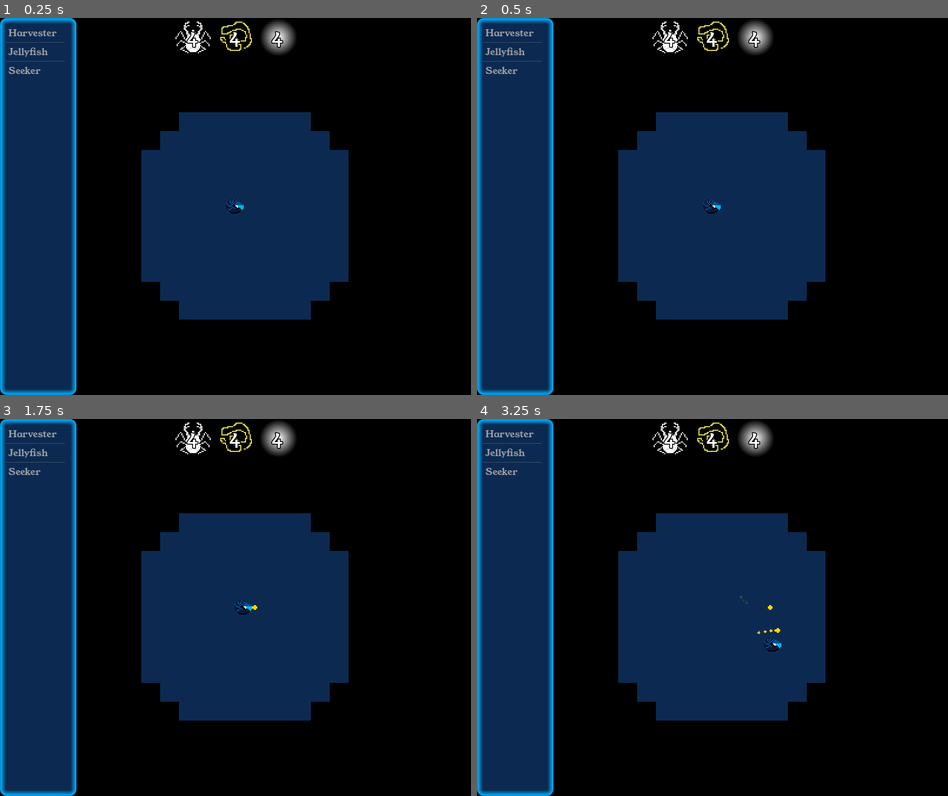
Above: before the commit, frames 1-4 (two rows, left to right).
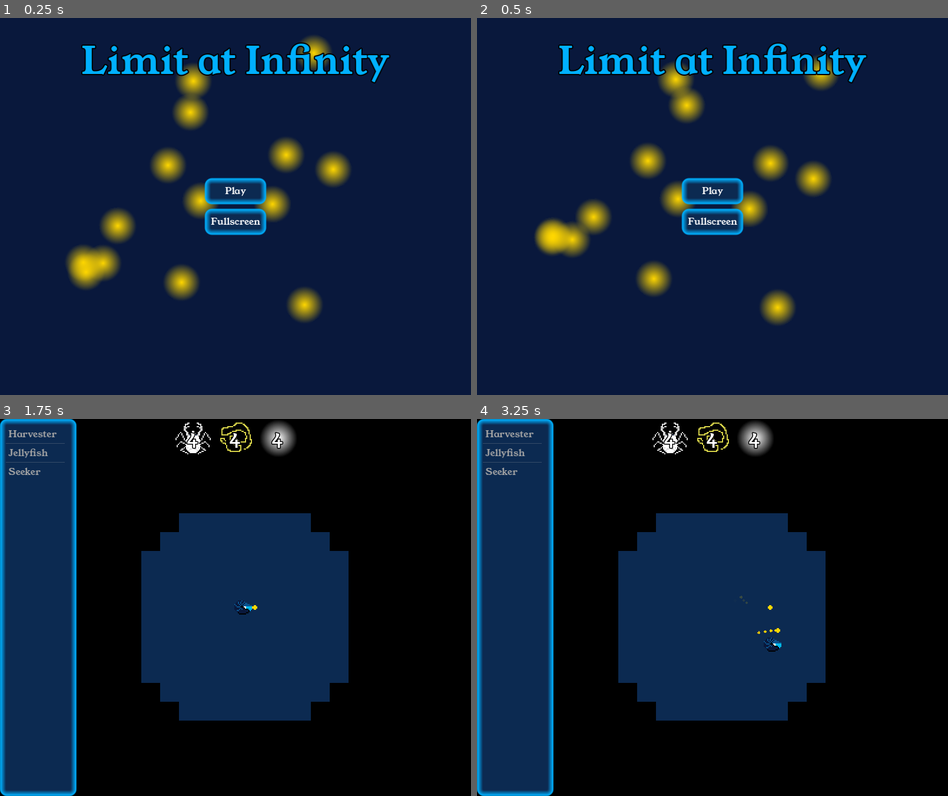
Above: after the commit, the same moments.

Repository: the-alex-g/LD54
Game: Godot game, scene res://main_menu/main_menu.tscn
The game is run twice, just before and just after one commit, with the same random seed, the same clock (stepped at 60 frames per second) and the same inputs. Before the commit the project starts from res://world/world.tscn.
Inputs (mouse positions are in pixels of both pictures, inside the frame that each line leads up to):
- Up to frame 1 (0.25 s): no input
- Up to frame 2 (0.5 s): no input
- Up to frame 3 (1.75 s): click (235, 592) at 0.5 s, where only the run after the commit has a clickable "Play"; tap Enter at 1.25 s; move the mouse to (339, 588) at 1.27 s; hold D (right) from 1.28 s (still down); tap Space (attack) at 1.35 s; click (339, 588) at 1.42 s
- Up to frame 4 (3.25 s): move the mouse to (618, 626) at 2.02 s; release D (right) at 2.03 s; hold S (down) 2.03-2.78 s; tap Shift (use_gate) at 2.1 s; move the mouse to (759, 524) at 2.77 s; hold D (right) from 2.78 s (still down); tap Space (attack) at 2.85 s

The runs differ from the first frame. In frame 1, 69% of the frame differs, in the area x 0-100%, y 0-100%; in frame 2, 69%; in frame 3, less than 0.1%; in frame 4, less than 0.1%.

Commit message:
Close game loop!

Diff:
--- a/project/hud/win_screen.gd
+++ b/project/hud/win_screen.gd
@@ -17,4 +17,4 @@
 
 
 func _on_main_menu_pressed()->void:
-	pass # Replace with function body.
+	get_tree().change_scene_to_file("res://main_menu/main_menu.tscn")
--- a/project/hud/win_screen.tscn
+++ b/project/hud/win_screen.tscn
@@ -2,7 +2,34 @@
 
 [ext_resource type="Theme" uid="uid://dijls62shadx1" path="res://ui/theme.tres" id="1_er8p4"]
 [ext_resource type="Script" path="res://hud/win_screen.gd" id="2_7slib"]
-[ext_resource type="PackedScene" uid="uid://dbjc6igugpqw5" path="res://hud/light_widget.tscn" id="2_lx2sb"]
+[ext_resource type="PackedScene" uid="uid://dbjc6igugpqw5" path="res://ui/light_widget.tscn" id="2_lx2sb"]
+
+[sub_resource type="Animation" id="Animation_3cqex"]
+length = 0.001
+tracks/0/type = "value"
+tracks/0/imported = false
+tracks/0/enabled = true
+tracks/0/path = NodePath(".:modulate")
+tracks/0/interp = 1
+tracks/0/loop_wrap = true
+tracks/0/keys = {
+"times": PackedFloat32Array(0),
+"transitions": PackedFloat32Array(1),
+"update": 0,
+"values": [Color(1, 1, 1, 0)]
+}
+tracks/1/type = "value"
+tracks/1/imported = false
+tracks/1/enabled = true
+tracks/1/path = NodePath(".:visible")
+tracks/1/interp = 1
+tracks/1/loop_wrap = true
+tracks/1/keys = {
+"times": PackedFloat32Array(0),
+"transitions": PackedFloat32Array(1),
+"update": 1,
+"values": [true]
+}
 
 [sub_resource type="Animation" id="Animation_meo4v"]
 resource_name = "fade_in"
@@ -18,33 +45,6 @@
 "transitions": PackedFloat32Array(1, 1),
 "update": 0,
 "values": [Color(1, 1, 1, 0), Color(1, 1, 1, 1)]
-}
-tracks/1/type = "value"
-tracks/1/imported = false
-tracks/1/enabled = true
-tracks/1/path = NodePath(".:visible")
-tracks/1/interp = 1
-tracks/1/loop_wrap = true
-tracks/1/keys = {
-"times": PackedFloat32Array(0),
-"transitions": PackedFloat32Array(1),
-"update": 1,
-"values": [true]
-}
-
-[sub_resource type="Animation" id="Animation_3cqex"]
-length = 0.001
-tracks/0/type = "value"
-tracks/0/imported = false
-tracks/0/enabled = true
-tracks/0/path = NodePath(".:modulate")
-tracks/0/interp = 1
-tracks/0/loop_wrap = true
-tracks/0/keys = {
-"times": PackedFloat32Array(0),
-"transitions": PackedFloat32Array(1),
-"update": 0,
-"values": [Color(1, 1, 1, 0)]
 }
 tracks/1/type = "value"
 tracks/1/imported = false
--- /dev/null
+++ b/project/main_menu/main_menu.gd
@@ -0,0 +1,18 @@
+class_name MainMenu
+extends Control
+
+
+func _ready()->void:
+	if DisplayServer.window_get_mode() == DisplayServer.WINDOW_MODE_FULLSCREEN:
+		$VBoxContainer/Fullscreen.button_pressed = true
+
+
+func _on_fullscreen_toggled(button_pressed:bool)->void:
+	if button_pressed:
+		DisplayServer.window_set_mode(DisplayServer.WINDOW_MODE_FULLSCREEN)
+	else:
+		DisplayServer.window_set_mode(DisplayServer.WINDOW_MODE_WINDOWED)
+
+
+func _on_play_pressed()->void:
+	get_tree().change_scene_to_file("res://world/world.tscn")
--- /dev/null
+++ b/project/main_menu/main_menu.tscn
@@ -0,0 +1,69 @@
+[gd_scene load_steps=4 format=3 uid="uid://6umb6y62llw4"]
+
+[ext_resource type="PackedScene" uid="uid://dbjc6igugpqw5" path="res://ui/light_widget.tscn" id="1_0bhgo"]
+[ext_resource type="Theme" uid="uid://dijls62shadx1" path="res://ui/theme.tres" id="1_ylgek"]
+[ext_resource type="Script" path="res://main_menu/main_menu.gd" id="2_ll5fb"]
+
+[node name="MainMenu" type="Control"]
+layout_mode = 3
+anchors_preset = 15
+anchor_right = 1.0
+anchor_bottom = 1.0
+grow_horizontal = 2
+grow_vertical = 2
+theme = ExtResource("1_ylgek")
+script = ExtResource("2_ll5fb")
+
+[node name="ColorRect" type="ColorRect" parent="."]
+layout_mode = 1
+anchors_preset = 15
+anchor_right = 1.0
+anchor_bottom = 1.0
+grow_horizontal = 2
+grow_vertical = 2
+color = Color(0.0352941, 0.0941176, 0.235294, 1)
+
+[node name="LightWidget" parent="." instance=ExtResource("1_0bhgo")]
+position = Vector2(200, 160)
+color = Color(1, 0.843137, 0, 1)
+
+[node name="Label" type="Label" parent="."]
+layout_mode = 1
+anchors_preset = 10
+anchor_right = 1.0
+offset_bottom = 75.0
+grow_horizontal = 2
+theme_override_colors/font_color = Color(0, 0.690196, 1, 1)
+theme_override_colors/font_outline_color = Color(0, 0, 0, 1)
+theme_override_constants/outline_size = 4
+theme_override_font_sizes/font_size = 32
+text = "Limit at Infinity"
+horizontal_alignment = 1
+vertical_alignment = 1
+
+[node name="VBoxContainer" type="VBoxContainer" parent="."]
+layout_mode = 1
+anchors_preset = 8
+anchor_left = 0.5
+anchor_top = 0.5
+anchor_right = 0.5
+anchor_bottom = 0.5
+offset_left = -20.0
+offset_top = -20.0
+offset_right = 20.0
+offset_bottom = 20.0
+grow_horizontal = 2
+grow_vertical = 2
+alignment = 1
+
+[node name="Play" type="Button" parent="VBoxContainer"]
+layout_mode = 2
+text = "Play"
+
+[node name="Fullscreen" type="Button" parent="VBoxContainer"]
+layout_mode = 2
+toggle_mode = true
+text = "Fullscreen"
+
+[connection signal="pressed" from="VBoxContainer/Play" to="." method="_on_play_pressed"]
+[connection signal="toggled" from="VBoxContainer/Fullscreen" to="." method="_on_fullscreen_toggled"]
--- a/project/project.godot
+++ b/project/project.godot
@@ -11,7 +11,7 @@
 [application]
 
 config/name="LD54"
-run/main_scene="res://world/world.tscn"
+run/main_scene="res://main_menu/main_menu.tscn"
 config/features=PackedStringArray("4.1", "Forward Plus")
 config/icon="res://icon.svg"
 
--- a/project/hud/light_widget.tscn
+++ b/project/ui/light_widget.tscn
@@ -1,6 +1,6 @@
 [gd_scene load_steps=2 format=3 uid="uid://dbjc6igugpqw5"]
 
-[ext_resource type="Script" path="res://hud/light_widget.gd" id="1_igtvy"]
+[ext_resource type="Script" path="res://ui/light_widget.gd" id="1_igtvy"]
 
 [node name="LightWidget" type="Node2D"]
 script = ExtResource("1_igtvy")
--- a/project/ui/theme.tres
+++ b/project/ui/theme.tres
@@ -9,7 +9,7 @@
 default_font_size = 8
 Button/colors/font_color = Color(1, 1, 1, 1)
 Button/colors/font_hover_color = Color(0, 0.690196, 1, 1)
-Button/colors/font_pressed_color = Color(0.027451, 0.176471, 0.0235294, 1)
+Button/colors/font_pressed_color = Color(0.0784314, 0.490196, 0.0627451, 1)
 Button/constants/h_separation = 0
 Button/constants/icon_max_width = 0
 Button/constants/outline_size = 0
Renamed: project/hud/light_widget.gd -> project/ui/light_widget.gd
